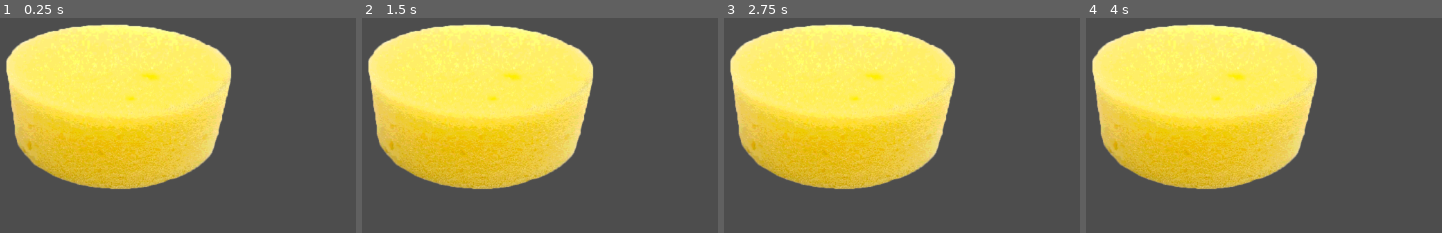
Above: before the commit, frames 1-4 (left to right).
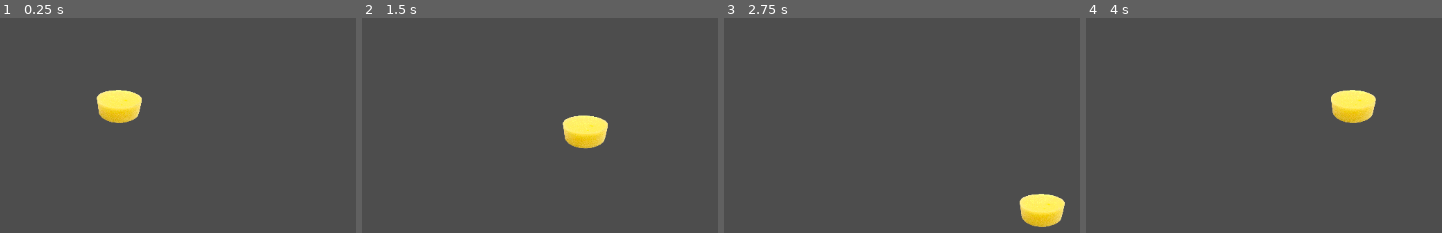
Above: after the commit, the same moments.

Repository: Indivicivet/spunj
Game: Godot game, scene res://scenes/game.tscn
Same seed, same stepped clock (60 frames per second), same inputs: the game is played once before the commit and once after it.
Inputs:
- Up to frame 1 (0.25 s): no input
- Up to frame 2 (1.5 s): tap Enter at 0.5 s; hold D (walk_right, bound only after the commit) 0.53-1.28 s; hold S (walk_down, bound only after the commit) from 1.28 s (still down)
- Up to frame 3 (2.75 s): release S (walk_down, bound only after the commit) at 2.03 s; hold D (walk_right, bound only after the commit) from 2.03 s (still down)
- Up to frame 4 (4 s): release D (walk_right, bound only after the commit) at 2.78 s; hold W (walk_up, bound only after the commit) 2.78-3.53 s; hold A (walk_left, bound only after the commit) from 3.53 s (still down)

The runs differ from the first frame. In frame 1, 39% of the frame differs, in the area x 1-65%, y 2-80%; in frame 2, 41%; in frame 3, 42%, in the area x 1-96%, y 2-98%; in frame 4, 42%.

Commit message:
Add adspunjerer movement

Diff:
--- a/GodotProject/project.godot
+++ b/GodotProject/project.godot
@@ -14,3 +14,30 @@
 run/main_scene="res://scenes/game.tscn"
 config/features=PackedStringArray("4.3", "Forward Plus")
 config/icon="res://icon.svg"
+
+[input]
+
+walk_up={
+"deadzone": 0.25,
+"events": [Object(InputEventKey,"resource_local_to_scene":false,"resource_name":"","device":-1,"window_id":0,"alt_pressed":false,"shift_pressed":false,"ctrl_pressed":false,"meta_pressed":false,"pressed":false,"keycode":0,"physical_keycode":87,"key_label":0,"unicode":119,"location":0,"echo":false,"script":null)
+, Object(InputEventJoypadMotion,"resource_local_to_scene":false,"resource_name":"","device":-1,"axis":1,"axis_value":-1.0,"script":null)
+]
+}
+walk_down={
+"deadzone": 0.25,
+"events": [Object(InputEventKey,"resource_local_to_scene":false,"resource_name":"","device":-1,"window_id":0,"alt_pressed":false,"shift_pressed":false,"ctrl_pressed":false,"meta_pressed":false,"pressed":false,"keycode":0,"physical_keycode":83,"key_label":0,"unicode":115,"location":0,"echo":false,"script":null)
+, Object(InputEventJoypadMotion,"resource_local_to_scene":false,"resource_name":"","device":-1,"axis":1,"axis_value":1.0,"script":null)
+]
+}
+walk_left={
+"deadzone": 0.25,
+"events": [Object(InputEventKey,"resource_local_to_scene":false,"resource_name":"","device":-1,"window_id":0,"alt_pressed":false,"shift_pressed":false,"ctrl_pressed":false,"meta_pressed":false,"pressed":false,"keycode":0,"physical_keycode":65,"key_label":0,"unicode":97,"location":0,"echo":false,"script":null)
+, Object(InputEventJoypadMotion,"resource_local_to_scene":false,"resource_name":"","device":-1,"axis":0,"axis_value":-1.0,"script":null)
+]
+}
+walk_right={
+"deadzone": 0.25,
+"events": [Object(InputEventKey,"resource_local_to_scene":false,"resource_name":"","device":-1,"window_id":0,"alt_pressed":false,"shift_pressed":false,"ctrl_pressed":false,"meta_pressed":false,"pressed":false,"keycode":0,"physical_keycode":68,"key_label":0,"unicode":100,"location":0,"echo":false,"script":null)
+, Object(InputEventJoypadMotion,"resource_local_to_scene":false,"resource_name":"","device":-1,"axis":0,"axis_value":1.0,"script":null)
+]
+}
--- /dev/null
+++ b/GodotProject/scenes/adspunjerer.gd
@@ -0,0 +1,20 @@
+class_name Adspunjerer extends CharacterBody2D
+
+var walk_speed : float = 2000.0
+
+# Called when the node enters the scene tree for the first time.
+func _ready() -> void:
+	pass # Replace with function body.
+
+# Called every frame. 'delta' is the elapsed time since the previous frame.
+func _process(delta: float) -> void:
+	var direction : Vector2 = Vector2.ZERO
+	direction.x = Input.get_action_strength("walk_right") - Input.get_action_strength("walk_left")
+	direction.y = Input.get_action_strength("walk_down") - Input.get_action_strength("walk_up")
+	velocity = direction * walk_speed
+
+	pass
+
+
+func _physics_process(delta: float) -> void:
+	move_and_slide()
--- a/GodotProject/scenes/adspunjerer.tscn
+++ b/GodotProject/scenes/adspunjerer.tscn
@@ -1,6 +1,7 @@
-[gd_scene load_steps=5 format=3 uid="uid://cgq2xtrpxxccg"]
+[gd_scene load_steps=6 format=3 uid="uid://cgq2xtrpxxccg"]
 
-[ext_resource type="Texture2D" uid="uid://bbqhdbd0n6bta" path="res://assets/images/sponge0001.png" id="1_if661"]
+[ext_resource type="Script" path="res://scenes/adspunjerer.gd" id="1_fpg0i"]
+[ext_resource type="Texture2D" uid="uid://bbqhdbd0n6bta" path="res://assets/sprites/sponge0001.png" id="1_if661"]
 
 [sub_resource type="AtlasTexture" id="AtlasTexture_18xas"]
 atlas = ExtResource("1_if661")
@@ -22,6 +23,7 @@
 height = 600.0
 
 [node name="Adspunjerer" type="CharacterBody2D"]
+script = ExtResource("1_fpg0i")
 
 [node name="AnimatedSprite2D" type="AnimatedSprite2D" parent="."]
 sprite_frames = SubResource("SpriteFrames_iuhvf")
--- a/GodotProject/scenes/game.tscn
+++ b/GodotProject/scenes/game.tscn
@@ -7,4 +7,4 @@
 [node name="Adspunjerer" parent="." instance=ExtResource("1_k7ioq")]
 
 [node name="Camera2D" type="Camera2D" parent="."]
-zoom = Vector2(0.5, 0.5)
+zoom = Vector2(0.1, 0.1)
